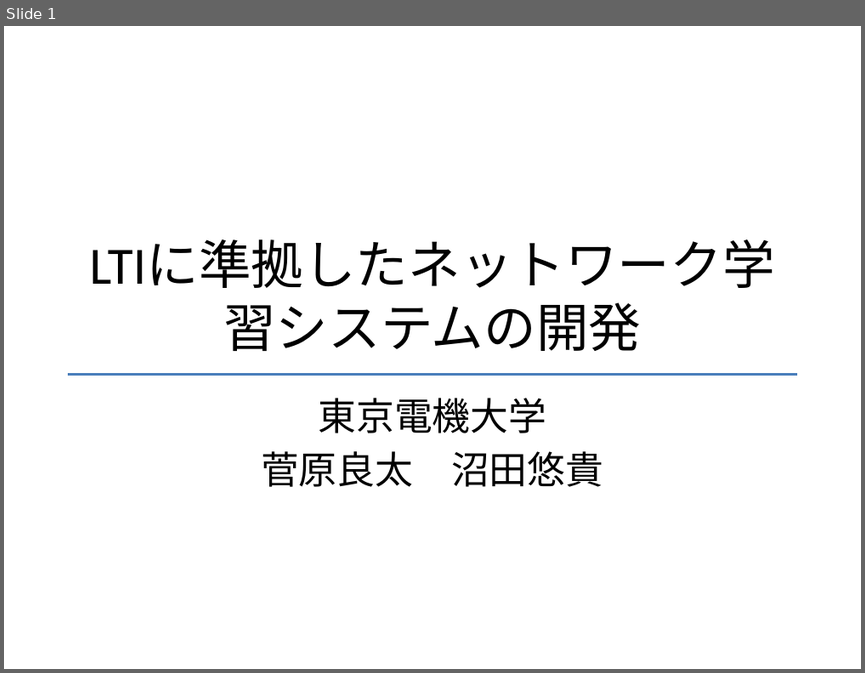
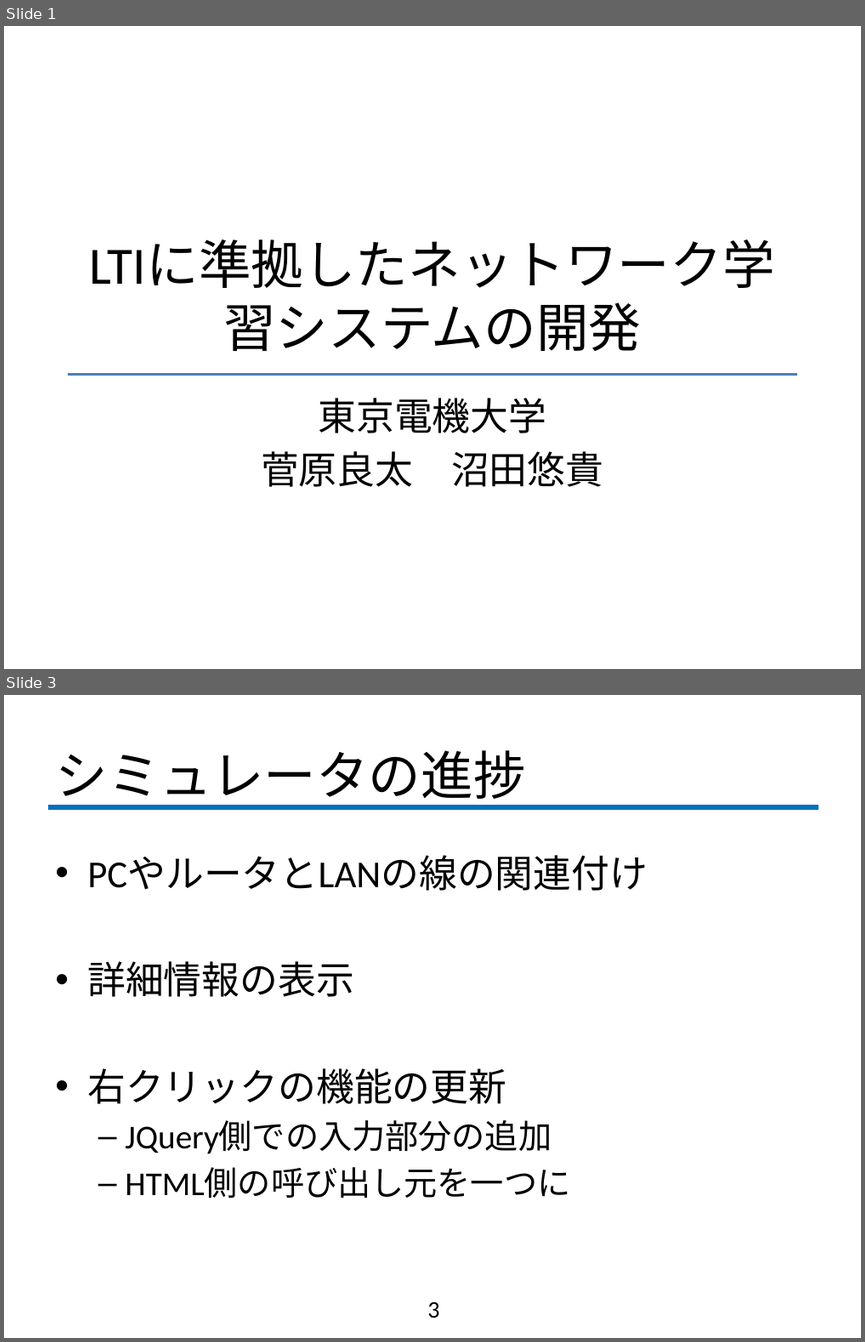
Before and after one commit to fujiLabo/fuji_simu, a slide deck: 1126進捗.pptx. Shown one above the other, each under a label of ours: slide 1 before the commit, slides 1 and 3 after it; the slides between them are not shown. The pictures are 865x673 and 865x1342 pixels, drawn with LibreOffice and Linux fonts; fonts in the diff are those of the drawing; background and template pictures are left out. Boxes give left, top, right and bottom in pixels: in the first picture for what was removed or moved away, otherwise in the second. Text is boxed around its words. In the diff, an @@ line names an element or a change of style, - is before the commit and + after.

Commit message:
進捗(仮)

```diff
--- a/1126進捗.pptx
+++ b/1126進捗.pptx
@@ slide 3 added at (4, 695, 861, 1338), background #FFFFFF @@
@@ title added at (55, 750, 525, 808), 44 pt, text #000000 @@
+シミュレータの進捗
@@ line added from (47, 807) to (818, 807), #0070C0 4 pt @@
@@ text added at (87, 856, 647, 1198), 32 pt, text #000000 @@
+• PCやルータとLANの線の関連付け
+• 詳細情報の表示
+• 右クリックの機能の更新
+  – JQuery側での入力部分の追加
+  – HTML側の呼び出し元を一つに
@@ page number added at (427, 1302, 439, 1318), 20 pt, text #000000 @@
+3
```
Also in this commit, not shown: 2 other slides added, 1 other file.
